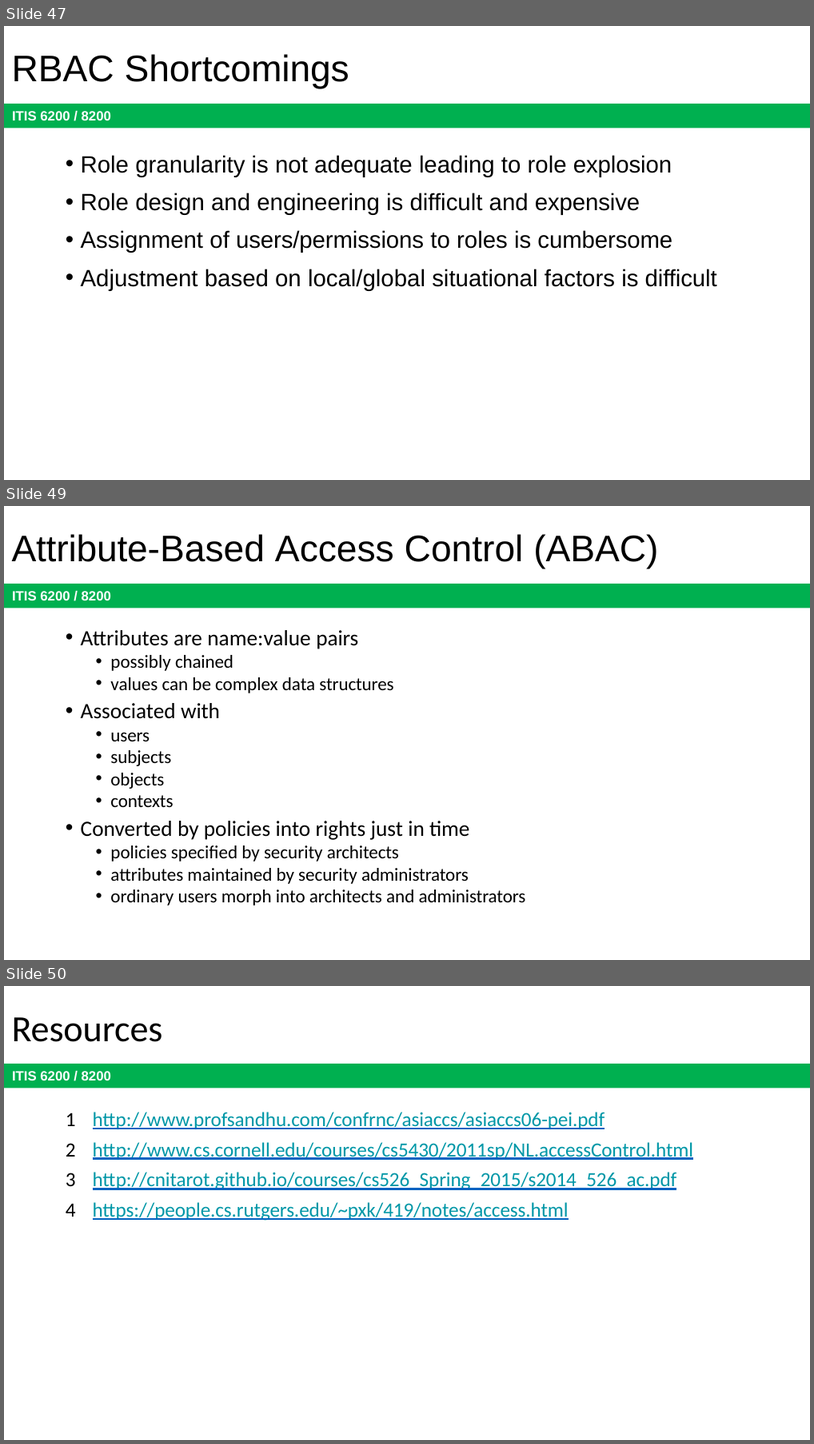
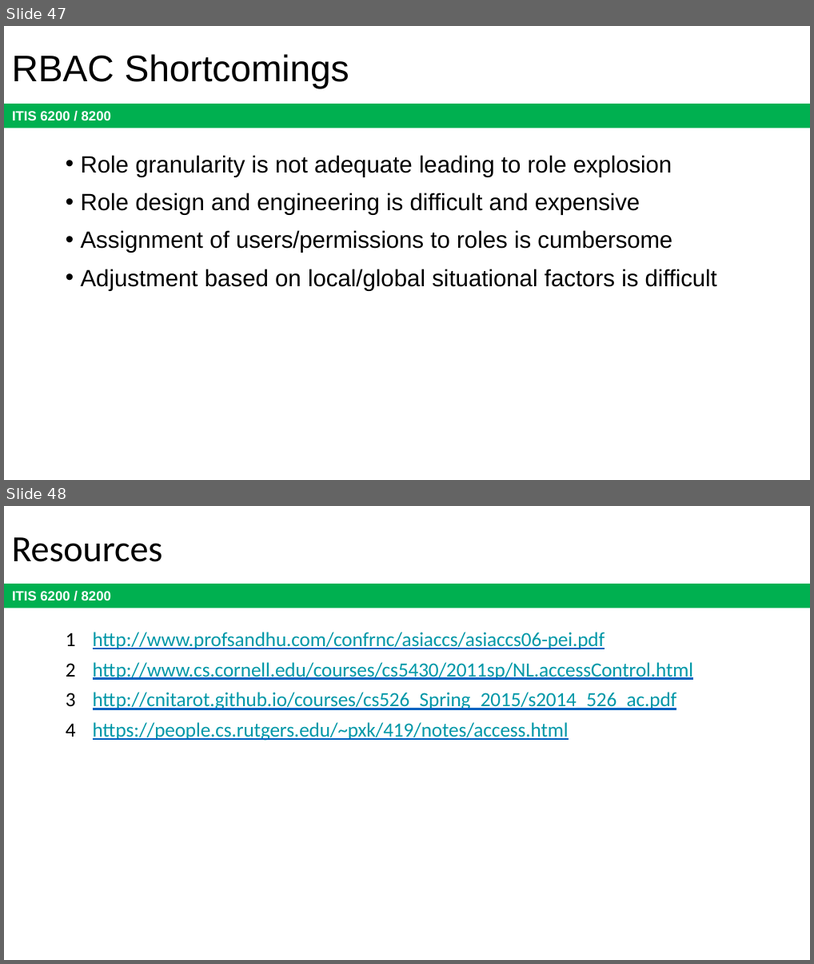
Before and after one commit to jx5c/github.io, a slide deck: teaching/ITIS6200/2023fa/lectures/lec09.pptx. Shown one above the other, each under a label of ours: slides 47, 49 and 50 before the commit, slides 47 and 48 after it; the slides between them are not shown. The pictures are 814x1444 and 814x964 pixels, drawn with LibreOffice and Linux fonts; fonts in the diff are those of the drawing. Boxes give left, top, right and bottom in pixels: in the first picture for what was removed or moved away, otherwise in the second. Text is boxed around its words. In the diff, an @@ line names an element or a change of style, - is before the commit and + after.

```diff
--- a/teaching/ITIS6200/2023fa/lectures/lec09.pptx
+++ b/teaching/ITIS6200/2023fa/lectures/lec09.pptx
@@ slide 49 removed at [4, 506, 810, 960], background #FFFFFF; not listed: 1 template element that a slide beside it also shows @@
@@ title removed at [12, 534, 658, 569] @@
-Attribute-Based Access Control (ABAC)
@@ text removed at [81, 630, 526, 905] @@
-• Attributes are name:value pairs
-  • possibly chained
-  • values can be complex data structures
-• Associated with
-  • users
-  • subjects
-  • objects
-  • contexts
-• Converted by policies into rights just in time
-  • policies specified by security architects
-  • attributes maintained by security administrators
-  • ordinary users morph into architects and administrators
@@ what was slide 50 is now slide 48 @@
```
Also in this commit, not shown: 5 slides changed, 1 other slide removed.
